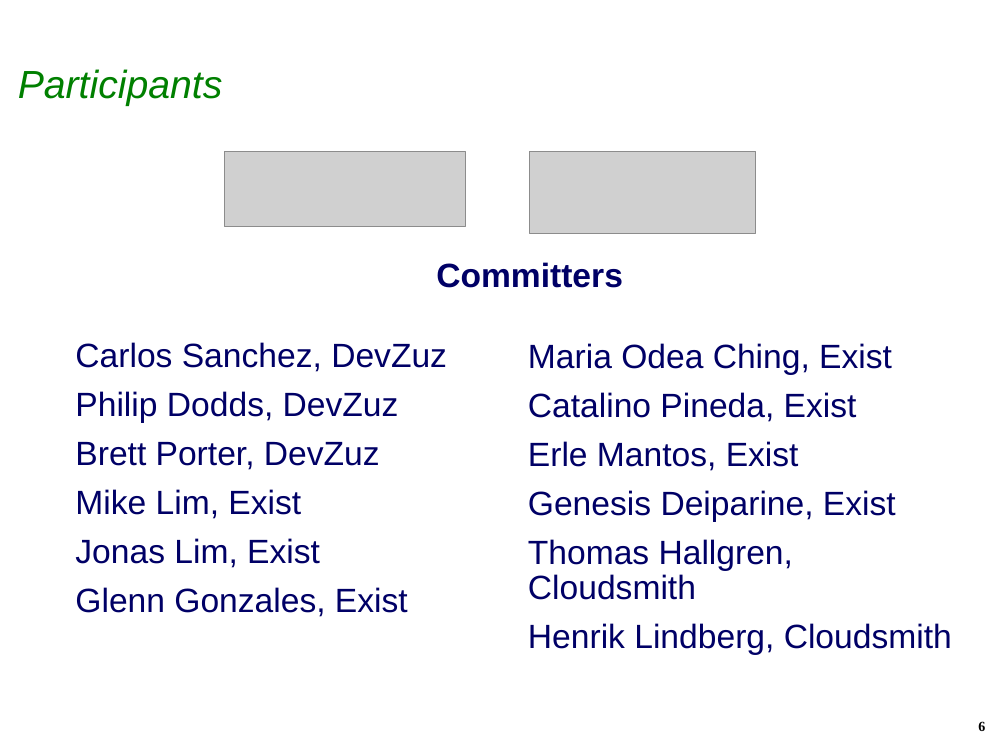
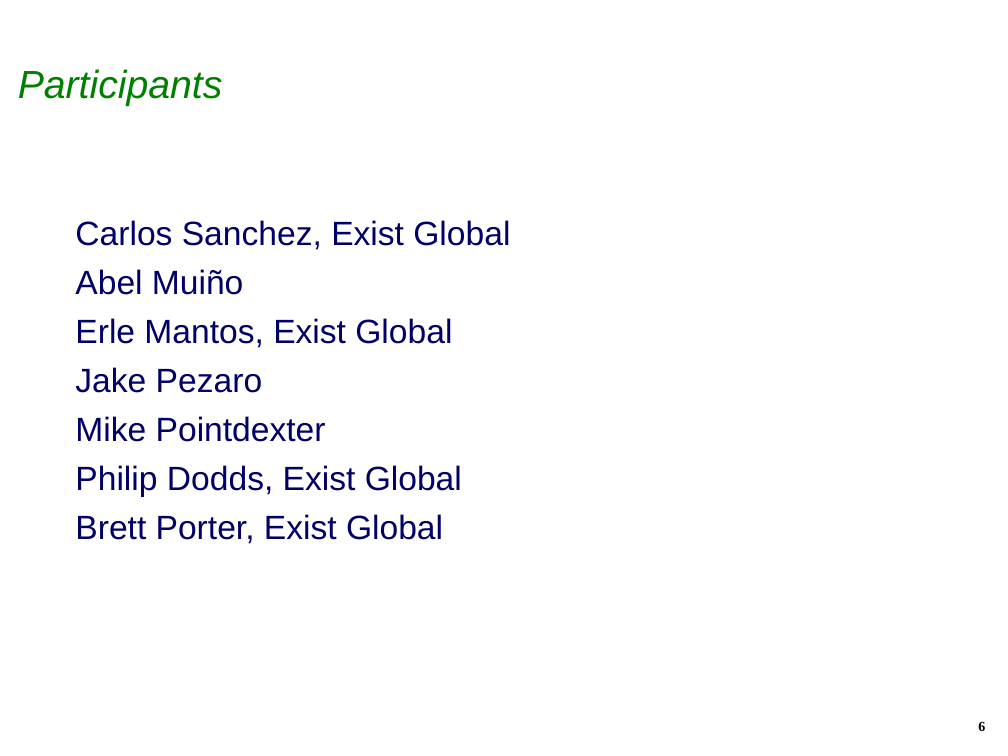
Before and after one commit to isabella232/q4e, a slide deck: slide 6 of docs/EclipseIAMCreationReview.ppt. Drawn at 1008x756 pixels with LibreOffice and Linux fonts; fonts in the diff are those of the drawing; grey boxes stand for pictures; background and template pictures are left out. Boxes give left, top, right and bottom in pixels: in the first picture for what was removed or moved away, otherwise in the second. Text is boxed around its words. In the diff, an @@ line names an element or a change of style, - is before the commit and + after.

```diff
--- a/docs/EclipseIAMCreationReview.ppt
+++ b/docs/EclipseIAMCreationReview.ppt
@@ picture removed at box(225, 151, 466, 227) @@
@@ picture removed at box(529, 151, 756, 233) @@
@@ text added at box(75, 220, 510, 544), 24 pt, text #000066 @@
+Carlos Sanchez, Exist Global
+Abel Muiño
+Erle Mantos, Exist Global
+Jake Pezaro
+Mike Pointdexter
+Philip Dodds, Exist Global
+Brett Porter, Exist Global
@@ subtitle removed at box(436, 262, 623, 288) @@
-  Committers
@@ text removed at box(75, 342, 447, 617) @@
-Carlos Sanchez, DevZuz
-Philip Dodds, DevZuz
-Brett Porter, DevZuz
-Mike Lim, Exist
-Jonas Lim, Exist
-Glenn Gonzales, Exist
@@ text removed at box(528, 343, 952, 655) @@
-Maria Odea Ching, Exist
-Catalino Pineda, Exist
-Erle Mantos, Exist
-Genesis Deiparine, Exist
-Thomas Hallgren, Cloudsmith
-Henrik Lindberg, Cloudsmith
```
Also in this commit, not shown: 8 other slides changed.
